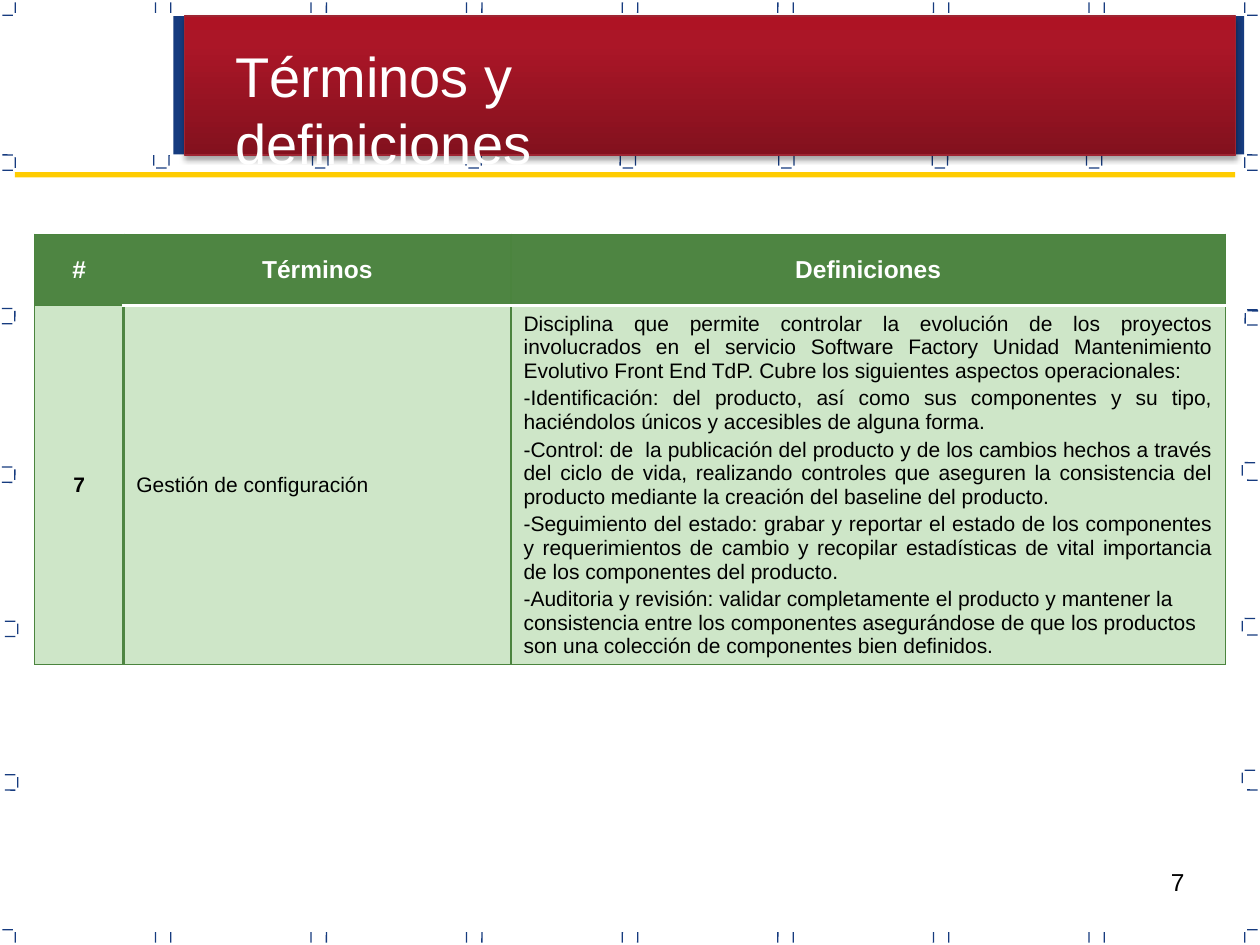
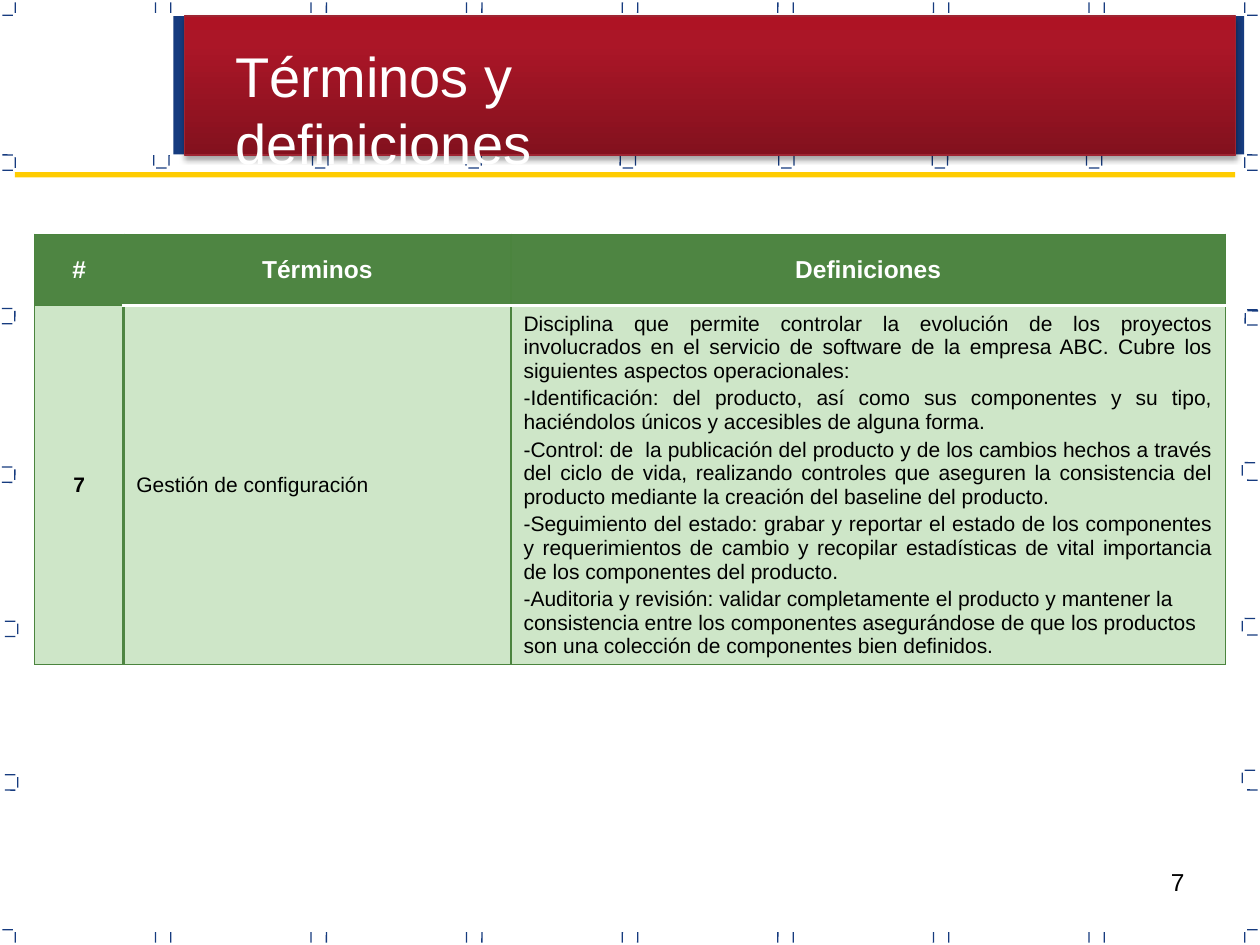
Before and after one commit to RSegura7/Travel-Peru-Express-Documentos, a slide deck: slide 7 of Área de proceso CM/PGCONF_V0.1.pptx. Drawn at 1260x945 pixels with LibreOffice and Linux fonts; fonts in the diff are those of the drawing. Boxes give left, top, right and bottom in pixels: in the first picture for what was removed or moved away, otherwise in the second. Text is boxed around its words. In the diff, an @@ line names an element or a change of style, - is before the commit and + after.

```diff
--- a/Área de proceso CM/PGCONF_V0.1.pptx
+++ b/Área de proceso CM/PGCONF_V0.1.pptx
@@ table at (x1=34, y1=234, x2=1225, y2=692) @@
-row 2, column 3: Disciplina que permite controlar la evolución de los proyectos involucrados en el servicio Software Factory Unidad Mantenimiento Evolutivo Front End TdP. Cubre los siguientes aspectos operacionales: / Identificación: del producto, así como sus componentes y su tipo, haciéndolos únicos y accesibles de alguna forma. / Control: de la publicación del producto y de los cambios hechos a través del ciclo de vida, realizando controles que aseguren la consistencia del producto mediante la creación del baseline del producto. / Seguimiento del estado: grabar y reportar el estado de los componentes y requerimientos de cambio y recopilar estadísticas de vital importancia de los componentes del producto. / -Auditoria y revisión: validar completamente el producto y mantener la consistencia entre los componentes asegurándose de que los productos son una colección de componentes bien definidos.
+row 2, column 3: Disciplina que permite controlar la evolución de los proyectos involucrados en el servicio de software de la empresa ABC. Cubre los siguientes aspectos operacionales: / Identificación: del producto, así como sus componentes y su tipo, haciéndolos únicos y accesibles de alguna forma. / Control: de la publicación del producto y de los cambios hechos a través del ciclo de vida, realizando controles que aseguren la consistencia del producto mediante la creación del baseline del producto. / Seguimiento del estado: grabar y reportar el estado de los componentes y requerimientos de cambio y recopilar estadísticas de vital importancia de los componentes del producto. / -Auditoria y revisión: validar completamente el producto y mantener la consistencia entre los componentes asegurándose de que los productos son una colección de componentes bien definidos.
```
Also in this commit, not shown: 1 other slide changed, 12 other files.
